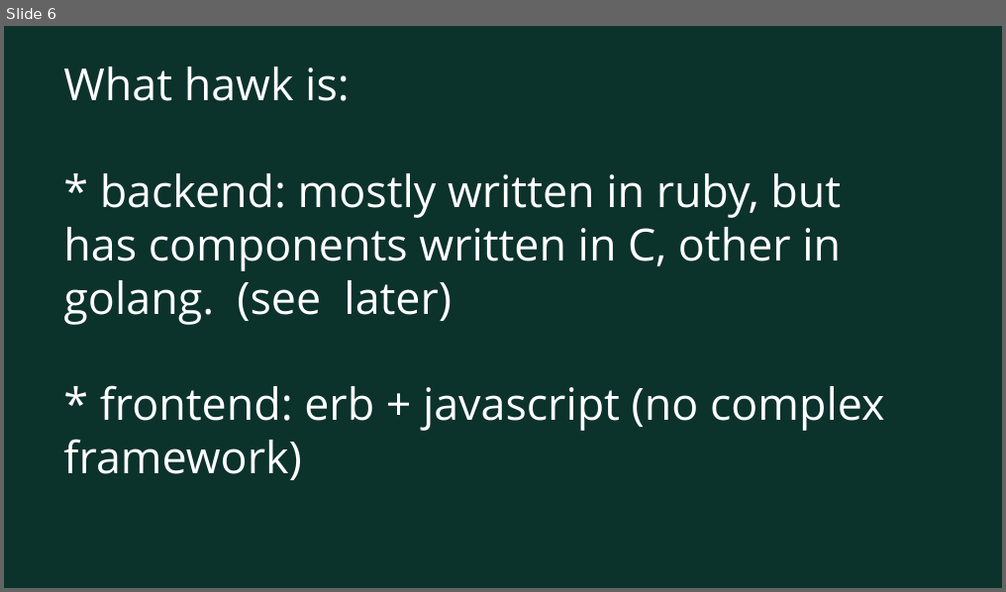
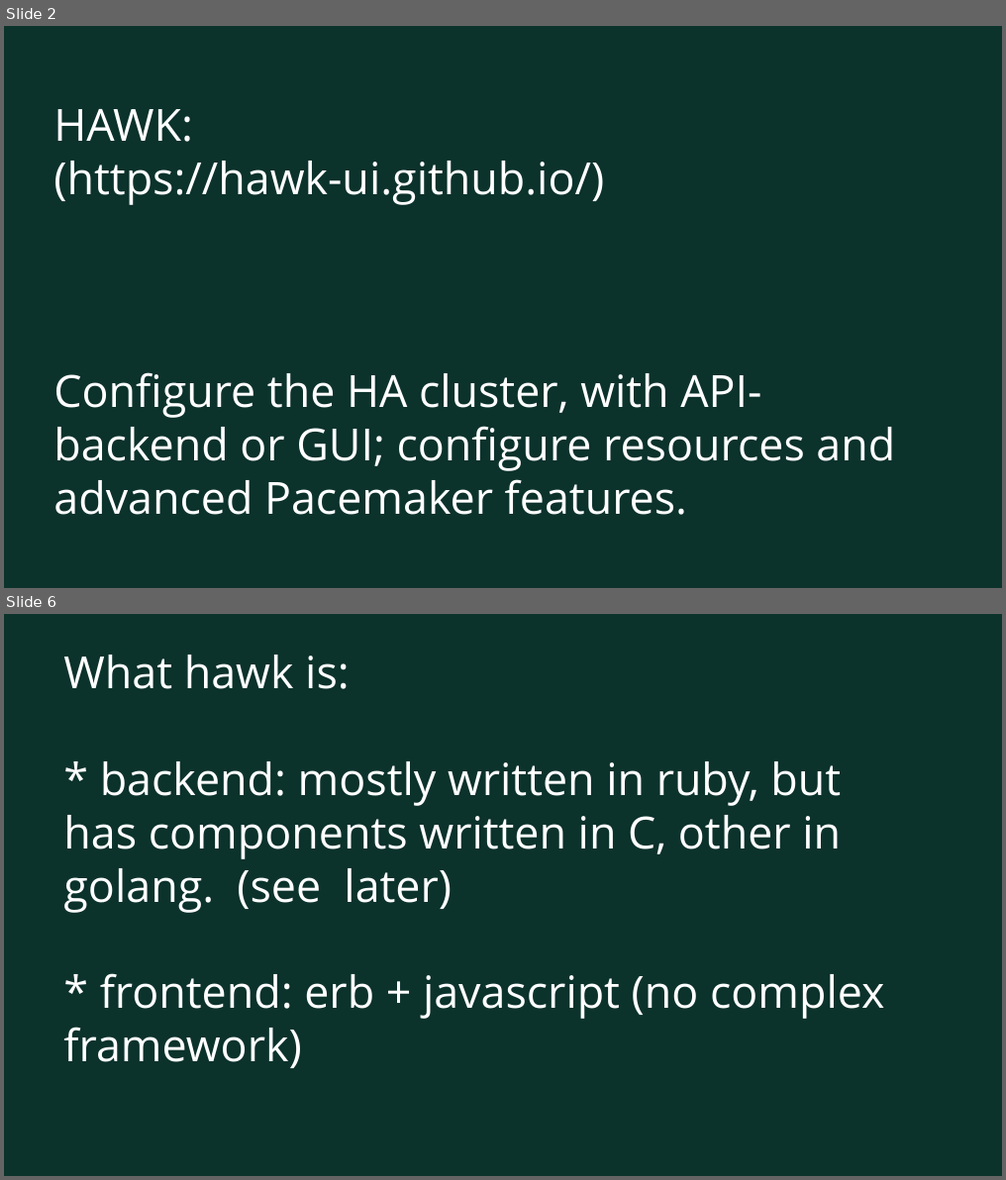
Before and after one commit to MalloZup/work-presentations, a slide deck: shap-presentations/hawk.odp. Shown one above the other, each under a label of ours: slide 6 before the commit, slides 2 and 6 after it; the slides between them are not shown. The pictures are 1006x592 and 1006x1180 pixels, drawn with LibreOffice and Linux fonts; fonts in the diff are those of the drawing; background and template pictures are left out. Boxes give left, top, right and bottom in pixels: in the first picture for what was removed or moved away, otherwise in the second. Text is boxed around its words. In the diff, an @@ line names an element or a change of style, - is before the commit and + after.

```diff
--- a/shap-presentations/hawk.odp
+++ b/shap-presentations/hawk.odp
@@ slide 2 added at box(4, 26, 1002, 588), background #0C322C @@
@@ title added at box(54, 109, 895, 515), 32 pt, text #FFFFFF @@
+HAWK:
+(https://hawk-ui.github.io/)
+Configure the HA cluster, with API-backend or GUI; configure resources and advanced Pacemaker features.
```
Also in this commit, not shown: 4 slides changed, 1 other slide added, 3 slides removed, 3 other files.
